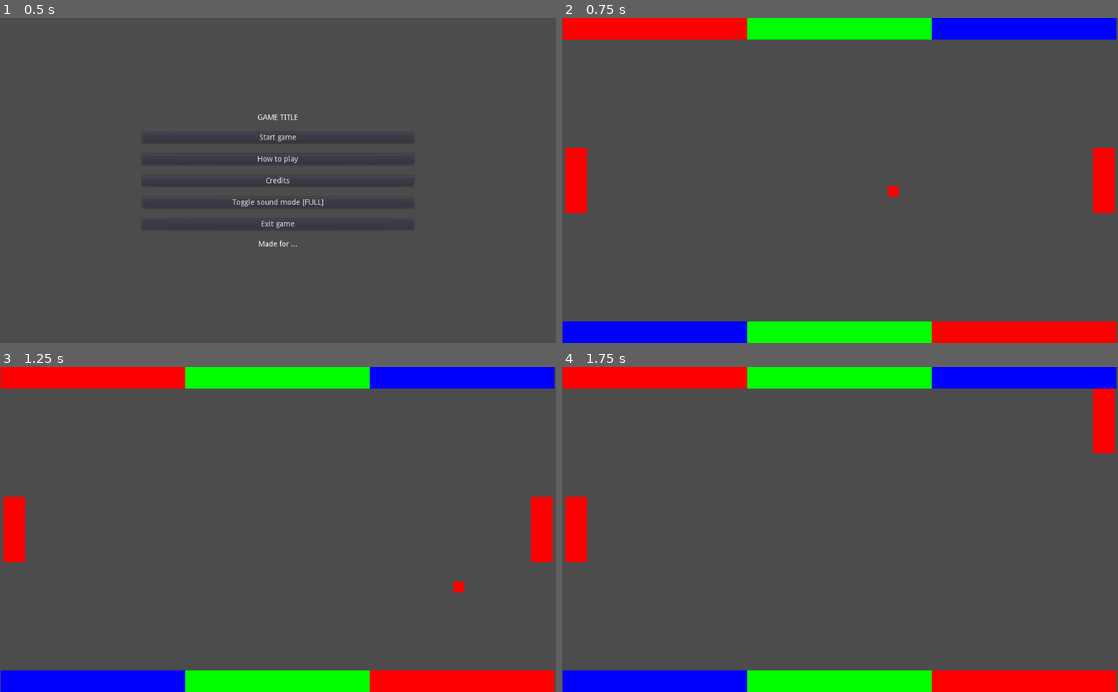
Above: before the commit, frames 1-4 (two rows, left to right).
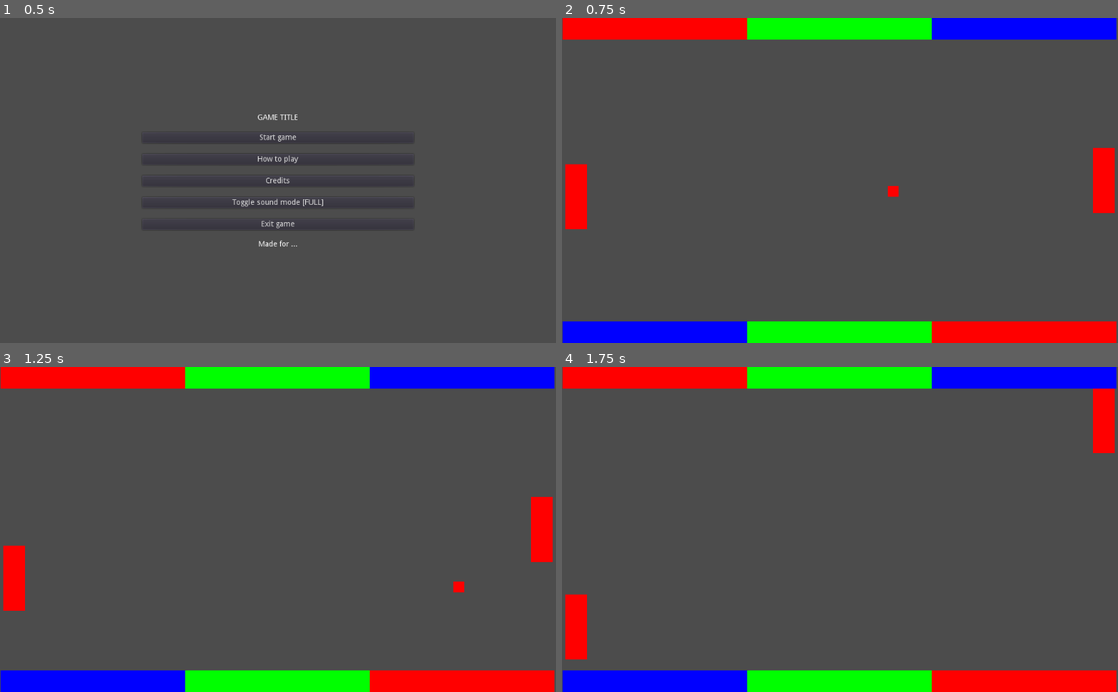
Above: after the commit, the same moments.

Repository: moisesjbc/1-retogamedev
Game: Godot game, scene res://menus/main_menu/main_menu.tscn
Same seed, same stepped clock (60 frames per second), same inputs: the game is played once before the commit and once after it.
Inputs:
- Up to frame 1 (0.5 s): no input
- Up to frame 2 (0.75 s): click "Start game" at 0.5 s
- Up to frame 3 (1.25 s): no input
- Up to frame 4 (1.75 s): hold Up (ui_up) from 1.28 s (still down)

Frame 1 is identical in both runs. In frame 2, 0.4% of the frame differs, in the area x 0-5%, y 39-65%; in frame 3, 1.2%; in frame 4, 1.6%, in the area x 0-5%, y 39-90%.

Commit message:
Added very-basic-but-always-correct-IA

Diff:
--- a/godot-project/main/main.tscn
+++ b/godot-project/main/main.tscn
@@ -20,6 +20,8 @@
 
 [node name="player_1" parent="." instance=ExtResource( 4 )]
 position = Vector2( 26, 300 )
+bot = true
+ball_path = NodePath("../ball")
 
 [node name="player_2" parent="." instance=ExtResource( 4 )]
 position = Vector2( 998, 300 )
--- a/godot-project/main/player/player.gd
+++ b/godot-project/main/player/player.gd
@@ -4,12 +4,18 @@
 
 var current_color: String = "R"
 export var player_index: int = 1
+export var bot: bool = false
 export var velocity: float = 900
 var direction: Vector2 = Vector2(0.0, 0.0)
 var layer: int = 2
 
+export var ball_path: NodePath
+var ball: Node2D
+
 func _ready():
 	ColorUtils.set_color(self, current_color)
+	ball = get_node(ball_path)
+	print(ball)
 
 
 func _input(_event):
@@ -27,6 +33,15 @@
 	elif Input.is_action_just_pressed("ui_blue_player_"+String(player_index)):
 		ColorUtils.set_color(self, "B")
 
+func _physics_process(delta):
+	if bot:
+		if ball.position.y < self.position.y:
+			direction.y = -1
+		elif ball.position.y > self.position.y:
+			direction.y = 1
+		else:
+			direction.y = 0
 
-func _process(delta):
+		ColorUtils.set_color(self, ball.current_color)
+
 	move_and_collide(velocity * direction * delta)
